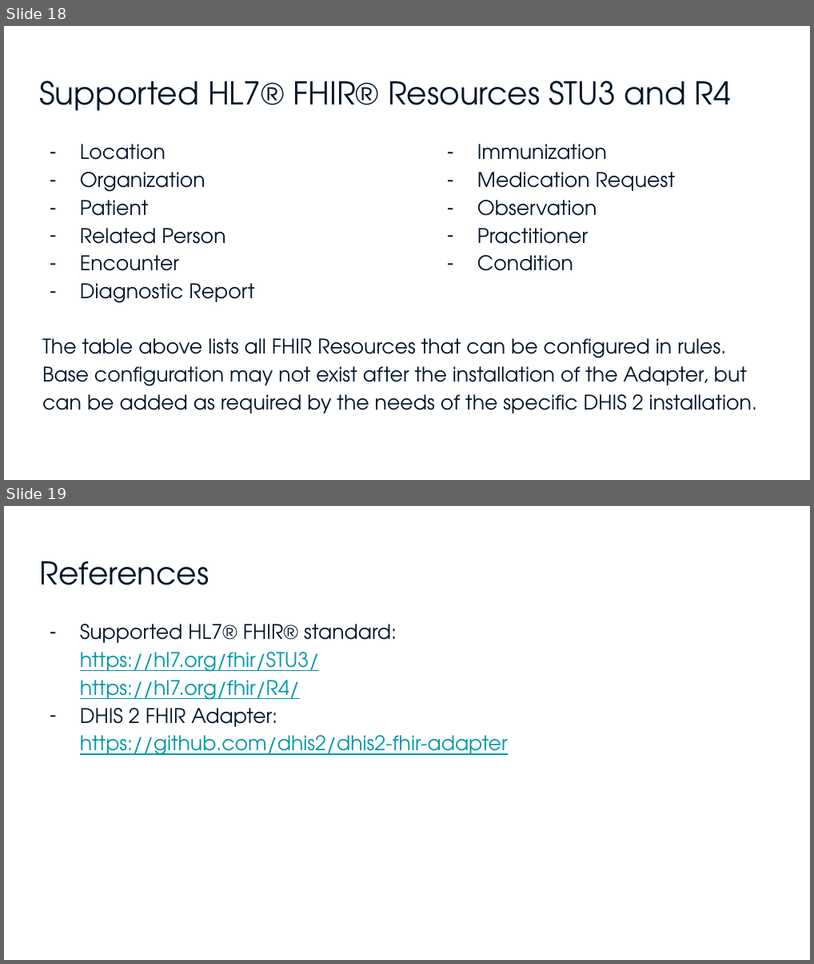
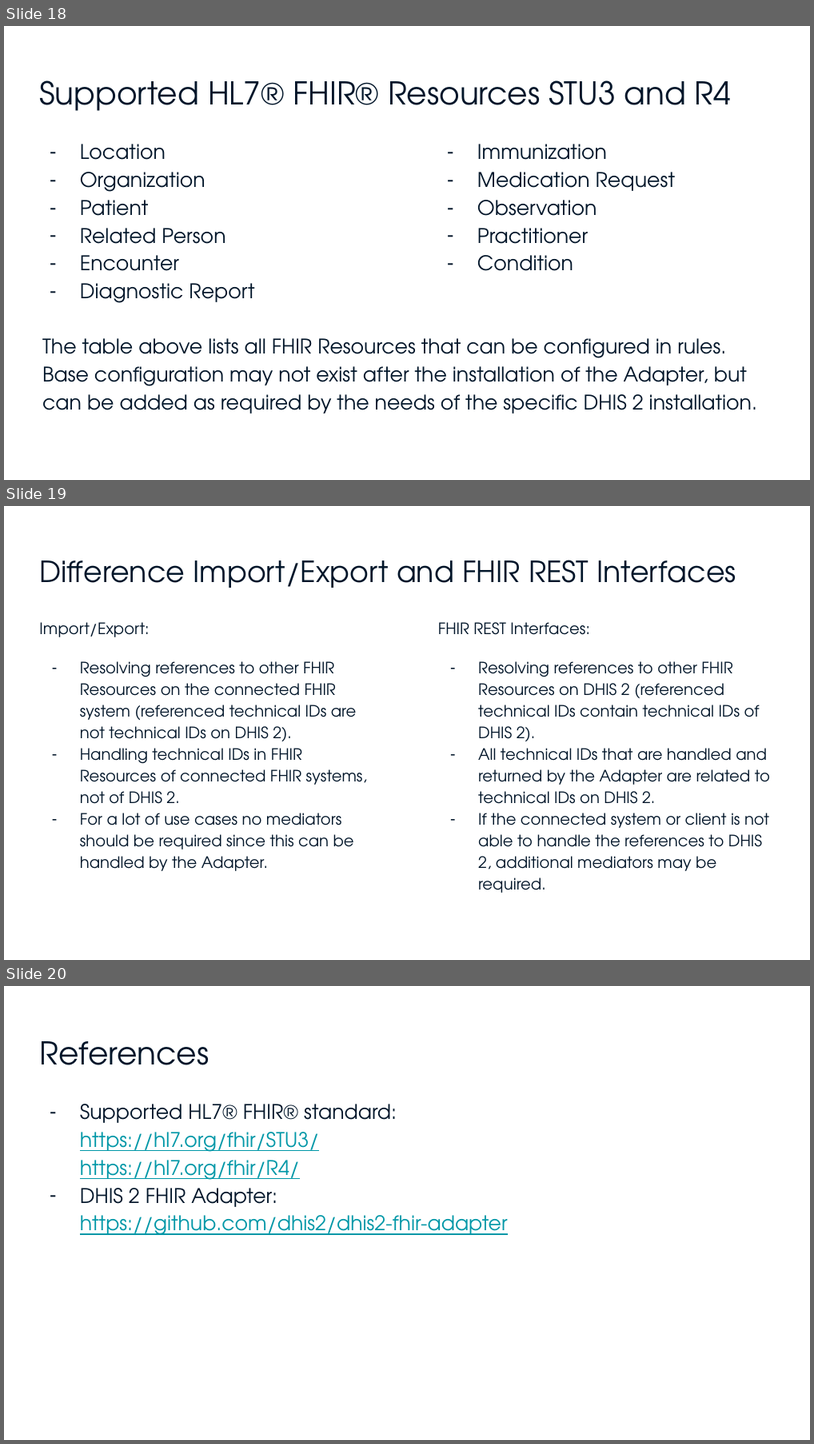
Before and after one commit to dhis2/dhis2-fhir-adapter, a slide deck: docs/DHIS_2_FHIR_Adapter_-_An_Overview.pptx. Shown one above the other, each under a label of ours: slides 18 and 19 before the commit, slides 18, 19 and 20 after it. The pictures are 814x964 and 814x1444 pixels, drawn with LibreOffice and Linux fonts; fonts in the diff are those of the drawing; background and template pictures are left out. Boxes give left, top, right and bottom in pixels: in the first picture for what was removed or moved away, otherwise in the second. Text is boxed around its words. In the diff, an @@ line names an element or a change of style, - is before the commit and + after.

Commit message:
Highlighted the difference between Import/Export and FHIR REST.

```diff
--- a/docs/DHIS_2_FHIR_Adapter_-_An_Overview.pptx
+++ b/docs/DHIS_2_FHIR_Adapter_-_An_Overview.pptx
@@ slide 19 added at [4,506,810,960], background #FFFFFF @@
@@ title added at [39,560,736,588], 26 pt, text #011529 @@
+Difference Import/Export and FHIR REST Interfaces
@@ text added at [39,622,367,871], 14 pt, text #011529 @@
+Import/Export:
+– Resolving references to other FHIR Resources on the connected FHIR system (referenced technical IDs are not technical IDs on DHIS 2).
+– Handling technical IDs in FHIR Resources of connected FHIR systems, not of DHIS 2.
+– For a lot of use cases no mediators should be required since this can be handled by the Adapter.
@@ text added at [438,622,770,892], 14 pt, text #011529 @@
+FHIR REST Interfaces:
+– Resolving references to other FHIR Resources on DHIS 2 (referenced technical IDs contain technical IDs of DHIS 2).
+– All technical IDs that are handled and returned by the Adapter are related to technical IDs on DHIS 2.
+– If the connected system or client is not able to handle the references to DHIS 2, additional mediators may be required.
@@ what was slide 19 is now slide 20 @@
```
Also in this commit, not shown: 1 slide changed.
